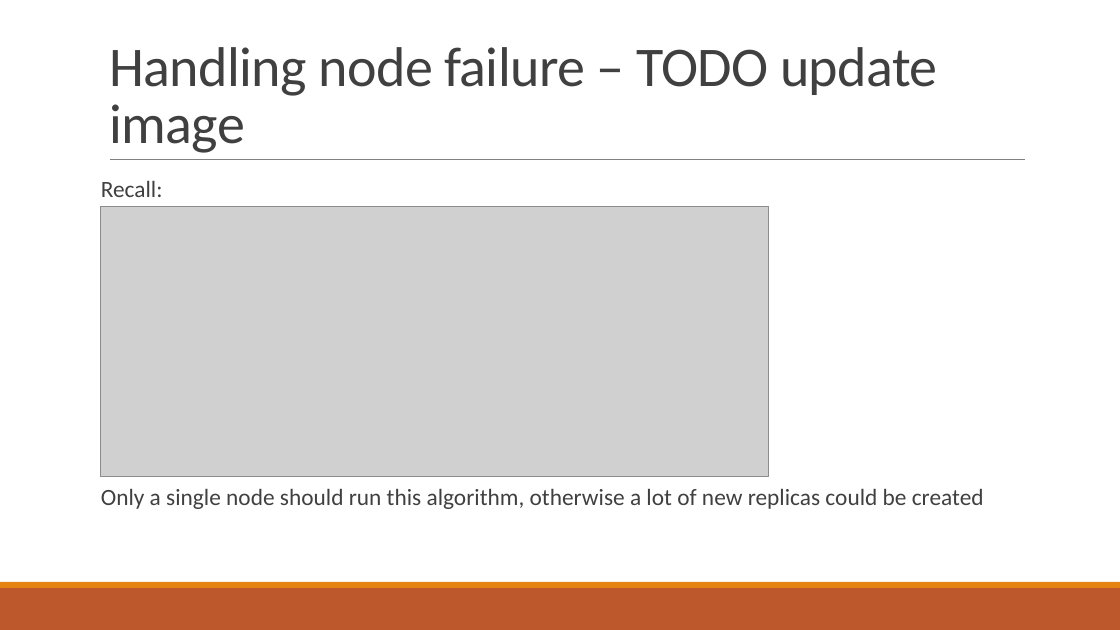
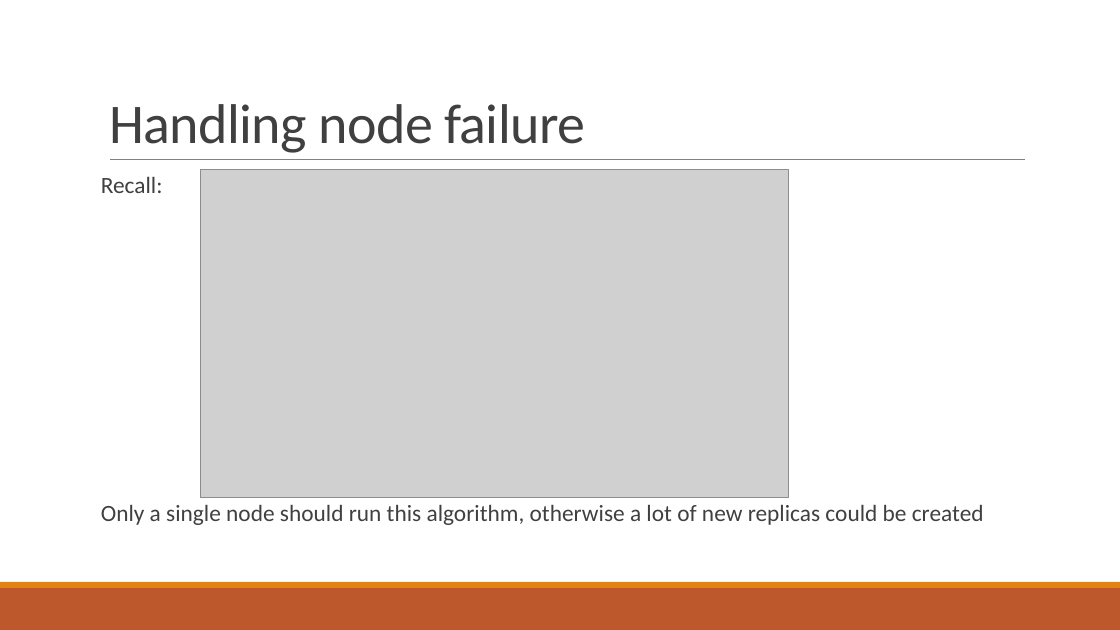
Before and after one commit to PStahl/master_thesis, a slide deck: slide 30 of presentation/presentation2.pptx. Drawn at 1120x630 pixels with LibreOffice and Linux fonts; fonts in the diff are those of the drawing; grey boxes stand for pictures. Boxes give left, top, right and bottom in pixels: in the first picture for what was removed or moved away, otherwise in the second. Text is boxed around its words. In the diff, an @@ line names an element or a change of style, - is before the commit and + after.

```diff
--- a/presentation/presentation2.pptx
+++ b/presentation/presentation2.pptx
@@ title at bbox=[109, 104, 585, 153]: text changed @@
-Handling node failure – TODO update image
+Handling node failure
@@ text "Recall:" at bbox=[101, 177, 984, 525]: line spacing 1 to 0.9 @@
@@ picture: place and size @@
-picture at bbox=[101, 207, 769, 476]
+picture at bbox=[201, 170, 788, 498]
```
Also in this commit, not shown: 16 other slides changed.
